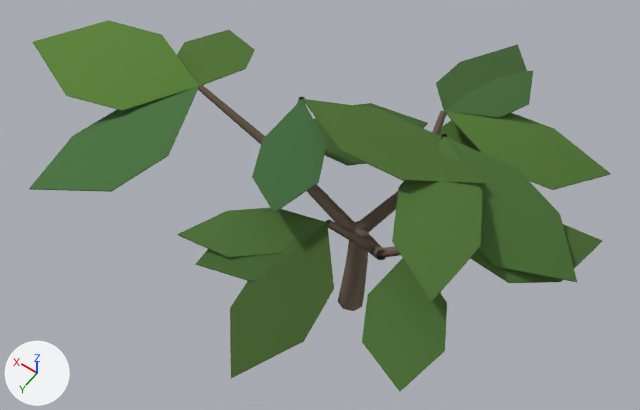
The glTF model styles/massif/carto/models/tree-spreading.glb: old version first, new version second.
Before and after are seen from a 50 mm camera at (-6.44, 10.37, 19.55) aimed at (1.01, -0.05, 3.17). The lights are fixed; the arrows at lower left show +X, +Y and +Z. The older version comes first.

In view in the first picture: 'tree-spreading'.
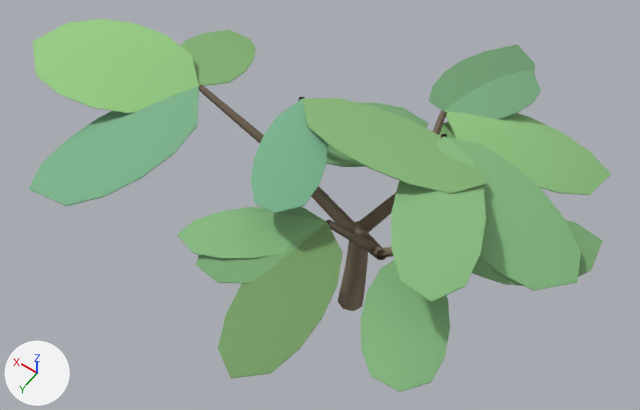
Where the change shows, as pixel boxes [x1, y1, x2, y2] in the pictures (640 x 410 px):
'tree-spreading', reshaped
    before: [29, 20, 611, 391]
    after: [29, 19, 611, 392]
part 1 of me_tree_spreading, built on
    before: [178, 44, 611, 391]
    after: [177, 44, 611, 392]
part 2 of me_tree_spreading, built on
    before: [29, 20, 255, 192]
    after: [29, 19, 256, 206]
part 3 of me_tree_spreading, recoloured
    both: [29, 30, 611, 391]

The change, as a diff of the scene's bpy script:
```diff
--- a/styles/massif/carto/models/tree-spreading.glb.py
+++ b/styles/massif/carto/models/tree-spreading.glb.py
@@ me_tree_spreading @@
 # used by ob_tree_spreading; location = (0.0, 0.0, 0.0)
-me_tree_spreading.from_pydata(...)  # 404 vertices, 404 faces; spans x -5.07..7.6, y -5.95..5.39, z -0.02..6.88
+me_tree_spreading.from_pydata(...)  # 728 vertices, 836 faces; spans x -5.13..7.6, y -5.95..5.39, z -0.02..6.87
+# me_tree_spreading part 1: 180 vertices moved from x -4.77..1.54, y -4.77..4.27, z 4.26..6.88 to x -5.13..1.77, y -5.55..5.03, z 4.1..6.86; 270 vertices added at x -4.87..1.61, y -4.91..4.41, z 4.23..6.87
+# me_tree_spreading part 2: 36 vertices moved from x 3.17..6.61, y -1.6..3.59, z 5.07..6.28 to x 3.16..7.38, y -2.08..4.32, z 4.98..6.21; 54 vertices added at x 3.11..6.77, y -1.71..3.75, z 5.03..6.28
+# me_tree_spreading part 3: 260 kept faces spanning x -5.13..7.6, y -5.95..5.39, z -0.02..6.86 get new vertex colours
 me_tree_spreading.materials.append(mat_tree_spreading)
```
